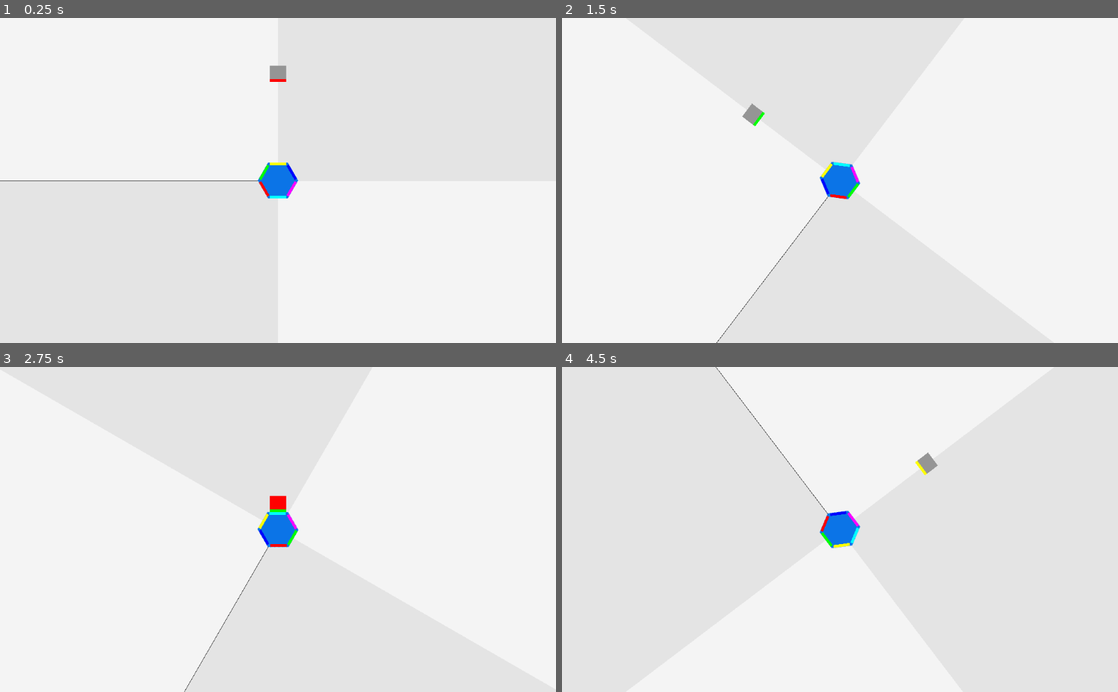
Above: before the commit, frames 1-4 (two rows, left to right).
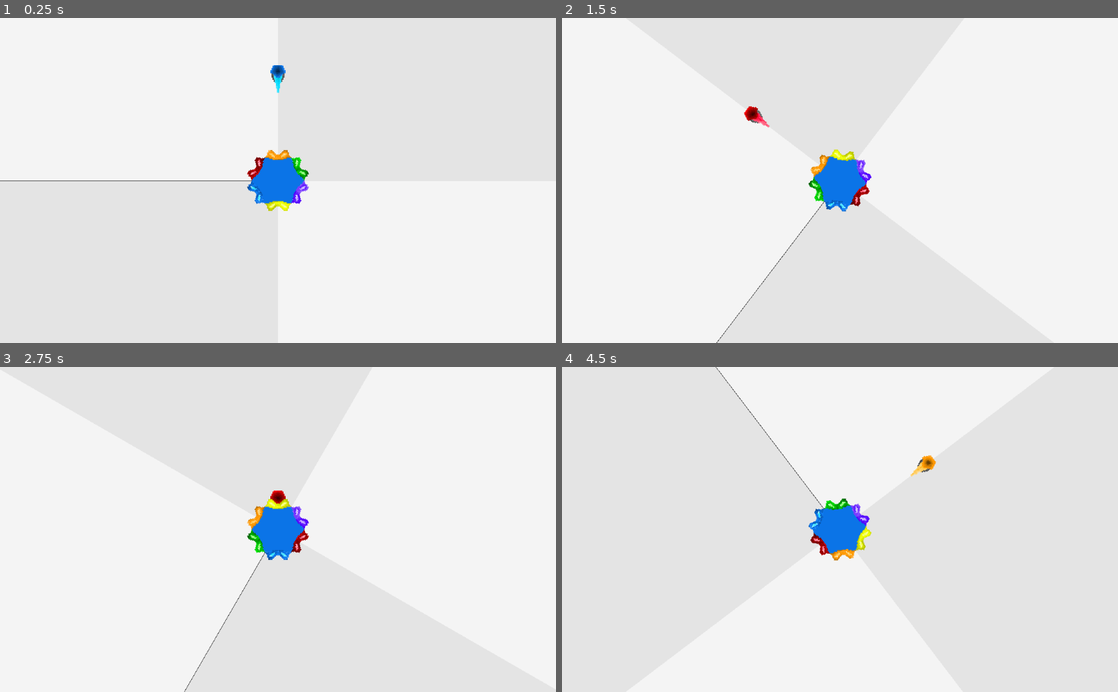
Above: after the commit, the same moments.

Repository: KeatonMueller/polymonous
Game: Godot game, scene res://Scenes/Main/MainScene.tscn
Two runs of this game, one before a commit and one after it. Both use one fixed random seed, a clock stepped at 60 frames per second and the inputs below.
Inputs:
- Up to frame 1 (0.25 s): no input
- Up to frame 2 (1.5 s): tap Enter (new_game) at 0.5, 1.35 s; hold Right (rot_right) 0.53-1.28 s; tap S (drop) at 0.6 s; tap Space at 1.25 s; hold Left (rot_left) from 1.28 s (still down)
- Up to frame 3 (2.75 s): release Left (rot_left) at 2.03 s; hold Right (rot_right) from 2.03 s (still down); tap S (drop) at 2.1 s
- Up to frame 4 (4.5 s): tap Enter (new_game) at 2.75, 2.85, 4.35 s; release Right (rot_right) at 3.53 s; hold Left (rot_left) from 3.53 s (still down); tap S (drop) at 3.6 s; tap Space at 4.25 s

The runs differ from the first frame. In frame 1, 1.2% of the frame differs, in the area x 44-56%, y 14-60%; in frame 2, 1.2%, in the area x 32-56%, y 26-60%; in frame 3, 1.1%; in frame 4, 1.2%.

Commit message:
add some art

Diff:
--- a/Scenes/Base/Base.gd
+++ b/Scenes/Base/Base.gd
@@ -4,16 +4,15 @@
 var radius: float = 0.0		# must be overriden by child class
 var main: Node2D
 var values: Dictionary = {}
-var rects: Array = []
-const C = preload("res://Utils/Constants.gd")
+var bases: Array = []
 
 func _ready():
 	main = get_parent()
 
 func set_values(thetas: Array):
-	if rects.size() == 0:
+	if bases.size() == 0:
 		for i in range(num_sides):
-			rects.append(get_node("ColorRect" + str(i)))
+			bases.append(get_node("Sprite" + str(i)))
 	values = {}
 	var pos_vals = range(num_sides)
 	for i in range(num_sides):
@@ -21,4 +20,4 @@
 		var val = pos_vals[randi() % pos_vals.size()]
 		pos_vals.erase(val)
 		values[theta] = val
-		rects[i].color = C.COLORS[val]
+		bases[i].texture = load("res://Textures/Base/sprite_" + str(val) + ".png")
--- a/Scenes/Base/Base4.tscn
+++ b/Scenes/Base/Base4.tscn
@@ -1,11 +1,16 @@
-[gd_scene load_steps=3 format=2]
+[gd_scene load_steps=7 format=2]
 
 [ext_resource path="res://Scenes/Base/Base4.gd" type="Script" id=1]
+[ext_resource path="res://Textures/Base/sprite_0.png" type="Texture" id=2]
+[ext_resource path="res://Textures/Base/sprite_1.png" type="Texture" id=3]
+[ext_resource path="res://Textures/Base/sprite_2.png" type="Texture" id=4]
+[ext_resource path="res://Textures/Base/sprite_3.png" type="Texture" id=5]
 
 [sub_resource type="RectangleShape2D" id=1]
-extents = Vector2( 41, 41 )
+extents = Vector2( 40, 40 )
 
 [node name="Base4" type="StaticBody2D"]
+z_index = 1
 script = ExtResource( 1 )
 
 [node name="ColorRect" type="ColorRect" parent="."]
@@ -14,7 +19,7 @@
 margin_right = 40.0
 margin_bottom = 40.0
 rect_pivot_offset = Vector2( 25, 25 )
-color = Color( 0.0470588, 0.458824, 0.909804, 1 )
+color = Color( 0, 0, 0, 1 )
 __meta__ = {
 "_edit_use_anchors_": false
 }
@@ -27,38 +32,33 @@
 rotating = true
 current = true
 
-[node name="ColorRect0" type="ColorRect" parent="."]
-margin_left = -20.0
-margin_top = -40.0
-margin_right = 20.0
-margin_bottom = -35.0
-__meta__ = {
-"_edit_use_anchors_": false
-}
+[node name="Sprite0" type="Sprite" parent="."]
+position = Vector2( 0, -40 )
+scale = Vector2( 2, 2 )
+z_index = 1
+texture = ExtResource( 2 )
+offset = Vector2( 0, -1 )
 
-[node name="ColorRect1" type="ColorRect" parent="."]
-margin_left = 35.0
-margin_top = -20.0
-margin_right = 40.0
-margin_bottom = 20.0
-__meta__ = {
-"_edit_use_anchors_": false
-}
+[node name="Sprite1" type="Sprite" parent="."]
+position = Vector2( 40, 0 )
+rotation = 1.5708
+scale = Vector2( 2, 2 )
+z_index = 1
+texture = ExtResource( 3 )
+offset = Vector2( 0, -1 )
 
-[node name="ColorRect2" type="ColorRect" parent="."]
-margin_left = -20.0
-margin_top = 35.0
-margin_right = 20.0
-margin_bottom = 40.0
-__meta__ = {
-"_edit_use_anchors_": false
-}
+[node name="Sprite2" type="Sprite" parent="."]
+position = Vector2( 0, 40 )
+rotation = 3.14159
+scale = Vector2( 2, 2 )
+z_index = 2
+texture = ExtResource( 4 )
+offset = Vector2( 0, -1 )
 
-[node name="ColorRect3" type="ColorRect" parent="."]
-margin_left = -40.0
-margin_top = -20.0
-margin_right = -35.0
-margin_bottom = 20.0
-__meta__ = {
-"_edit_use_anchors_": false
-}
+[node name="Sprite3" type="Sprite" parent="."]
+position = Vector2( -40, 0 )
+rotation = 4.71239
+scale = Vector2( 2, 2 )
+z_index = 3
+texture = ExtResource( 5 )
+offset = Vector2( 0, -1 )
--- a/Scenes/Base/Base5.gd
+++ b/Scenes/Base/Base5.gd
@@ -2,4 +2,4 @@
 
 func _ready():
 	num_sides = 5
-	radius = 30.0
+	radius = 33.0
--- a/Scenes/Base/Base5.tscn
+++ b/Scenes/Base/Base5.tscn
@@ -1,69 +1,62 @@
-[gd_scene load_steps=3 format=2]
+[gd_scene load_steps=4 format=2]
 
 [ext_resource path="res://Textures/Base5.png" type="Texture" id=1]
 [ext_resource path="res://Scenes/Base/Base5.gd" type="Script" id=2]
+[ext_resource path="res://Textures/Base/sprite_0.png" type="Texture" id=3]
 
 [node name="Base5" type="StaticBody2D"]
 script = ExtResource( 2 )
 
 [node name="Sprite" type="Sprite" parent="."]
+scale = Vector2( 1.1, 1.1 )
+z_index = 1
 texture = ExtResource( 1 )
 
 [node name="CollisionPolygon2D" type="CollisionPolygon2D" parent="."]
-build_mode = 1
-polygon = PoolVector2Array( 22.017, -30.7268, 35.4221, 11.0204, 0.313614, 37.4731, -35.1779, 11.0204, -21.9005, -30.7013 )
+visible = false
+polygon = PoolVector2Array( 24.1584, -32.8806, 38.2935, 12.398, 0.0481262, 41.0131, -38.8178, 12.6278, -24.1081, -32.8806 )
 
 [node name="Camera2D" type="Camera2D" parent="."]
+visible = false
 scale = Vector2( 1, 1 )
 rotating = true
 current = true
 
-[node name="ColorRect0" type="ColorRect" parent="."]
-margin_left = 17.6181
-margin_top = -30.5125
-margin_right = 22.6181
-margin_bottom = 4.48751
-rect_rotation = 90.0
-__meta__ = {
-"_edit_use_anchors_": false
-}
+[node name="Sprite0" type="Sprite" parent="."]
+position = Vector2( 0, -33 )
+scale = Vector2( 2, 2 )
+z_index = 1
+texture = ExtResource( 3 )
+offset = Vector2( 0, -1 )
 
-[node name="ColorRect1" type="ColorRect" parent="."]
-margin_left = 33.7041
-margin_top = 6.38336
-margin_right = 38.7041
-margin_bottom = 41.3834
-rect_rotation = 162.5
-__meta__ = {
-"_edit_use_anchors_": false
-}
+[node name="Sprite1" type="Sprite" parent="."]
+position = Vector2( 31.38, -10.2 )
+rotation = 1.25664
+scale = Vector2( 2, 2 )
+z_index = 1
+texture = ExtResource( 3 )
+offset = Vector2( 0, -1 )
 
-[node name="ColorRect2" type="ColorRect" parent="."]
-margin_left = 29.2358
-margin_top = 9.70271
-margin_right = 34.2358
-margin_bottom = 44.7027
-rect_rotation = 54.0
-__meta__ = {
-"_edit_use_anchors_": false
-}
+[node name="Sprite2" type="Sprite" parent="."]
+position = Vector2( 19.4, 26.7 )
+rotation = 2.51327
+scale = Vector2( 2, 2 )
+z_index = 1
+texture = ExtResource( 3 )
+offset = Vector2( 0, -1 )
 
-[node name="ColorRect3" type="ColorRect" parent="."]
-margin_left = -31.9169
-margin_top = 13.4051
-margin_right = -26.9169
-margin_bottom = 48.4051
-rect_rotation = -53.0
-__meta__ = {
-"_edit_use_anchors_": false
-}
+[node name="Sprite3" type="Sprite" parent="."]
+position = Vector2( -19.4, 26.7 )
+rotation = -2.51327
+scale = Vector2( 2, 2 )
+z_index = 1
+texture = ExtResource( 3 )
+offset = Vector2( 0, -1 )
 
-[node name="ColorRect4" type="ColorRect" parent="."]
-margin_left = -28.9805
-margin_top = 8.04305
-margin_right = -23.9805
-margin_bottom = 43.043
-rect_rotation = -162.0
-__meta__ = {
-"_edit_use_anchors_": false
-}
+[node name="Sprite4" type="Sprite" parent="."]
+position = Vector2( -31.38, -10.2 )
+rotation = -1.25664
+scale = Vector2( 2, 2 )
+z_index = 1
+texture = ExtResource( 3 )
+offset = Vector2( 0, -1 )
--- a/Scenes/Base/Base6.gd
+++ b/Scenes/Base/Base6.gd
@@ -2,4 +2,4 @@
 
 func _ready():
 	num_sides = 6
-	radius = 32.5
+	radius = 42
--- a/Scenes/Base/Base6.tscn
+++ b/Scenes/Base/Base6.tscn
@@ -1,80 +1,64 @@
-[gd_scene load_steps=3 format=2]
+[gd_scene load_steps=4 format=2]
 
 [ext_resource path="res://Textures/Base6.png" type="Texture" id=1]
 [ext_resource path="res://Scenes/Base/Base6.gd" type="Script" id=2]
+[ext_resource path="res://Textures/Base/sprite_0.png" type="Texture" id=3]
 
 [node name="StaticBody2D" type="StaticBody2D"]
+z_index = 1
 script = ExtResource( 2 )
 
 [node name="Sprite" type="Sprite" parent="."]
 position = Vector2( -0.129623, 0 )
+scale = Vector2( 1.3, 1.3 )
 texture = ExtResource( 1 )
 
 [node name="CollisionPolygon2D" type="CollisionPolygon2D" parent="."]
 visible = false
 build_mode = 1
-polygon = PoolVector2Array( 17.9085, -32.4242, 36.5743, 0.500275, 18.427, 33.0358, -18.2566, 32.9062, -37.3112, 0.241028, -17.9973, -32.5538 )
+polygon = PoolVector2Array( 23.6122, -40.8497, 47.7222, -0.147903, 24.001, 41.5909, -23.7005, 41.5909, -47.0328, 0.111343, -23.8301, -41.4979 )
 
 [node name="Camera2D" type="Camera2D" parent="."]
 rotating = true
 current = true
 
-[node name="ColorRect0" type="ColorRect" parent="."]
-margin_left = 15.0
-margin_top = -33.0
-margin_right = 20.0
-margin_bottom = -3.0
-rect_rotation = 90.0
-__meta__ = {
-"_edit_use_anchors_": false
-}
+[node name="Sprite0" type="Sprite" parent="."]
+position = Vector2( 0, -41.57 )
+scale = Vector2( 2, 2 )
+texture = ExtResource( 3 )
+offset = Vector2( 0, -1 )
 
-[node name="ColorRect1" type="ColorRect" parent="."]
-margin_left = 34.9621
-margin_top = -3.44579
-margin_right = 39.9621
-margin_bottom = 26.5542
-rect_rotation = 150.0
-__meta__ = {
-"_edit_use_anchors_": false
-}
+[node name="Sprite1" type="Sprite" parent="."]
+position = Vector2( 36, -20.78 )
+rotation = 1.0472
+scale = Vector2( 2, 2 )
+texture = ExtResource( 3 )
+offset = Vector2( 0, -1 )
 
-[node name="ColorRect2" type="ColorRect" parent="."]
-margin_left = 19.9257
-margin_top = 29.4787
-margin_right = 24.9257
-margin_bottom = 59.4787
-rect_rotation = 210.0
-__meta__ = {
-"_edit_use_anchors_": false
-}
+[node name="Sprite2" type="Sprite" parent="."]
+position = Vector2( 36, 20.78 )
+rotation = 2.0944
+scale = Vector2( 2, 2 )
+texture = ExtResource( 3 )
+offset = Vector2( 0, -1 )
 
-[node name="ColorRect3" type="ColorRect" parent="."]
-margin_left = 15.1296
-margin_top = 27.6639
-margin_right = 20.1296
-margin_bottom = 57.6639
-rect_rotation = 90.0
-__meta__ = {
-"_edit_use_anchors_": false
-}
+[node name="Sprite3" type="Sprite" parent="."]
+position = Vector2( 0, 41.57 )
+rotation = 3.14159
+scale = Vector2( 2, 2 )
+texture = ExtResource( 3 )
+offset = Vector2( 0, -1 )
 
-[node name="ColorRect4" type="ColorRect" parent="."]
-margin_left = -15.7208
-margin_top = 27.4047
-margin_right = -10.7208
-margin_bottom = 57.4047
-rect_rotation = 150.0
-__meta__ = {
-"_edit_use_anchors_": false
-}
+[node name="Sprite4" type="Sprite" parent="."]
+position = Vector2( -36, 20.78 )
+rotation = -2.0944
+scale = Vector2( 2, 2 )
+texture = ExtResource( 3 )
+offset = Vector2( 0, -1 )
 
-[node name="ColorRect5" type="ColorRect" parent="."]
-margin_left = -30.7572
-margin_top = -0.853298
-margin_right = -25.7572
-margin_bottom = 29.1467
-rect_rotation = 210.0
-__meta__ = {
-"_edit_use_anchors_": false
-}
+[node name="Sprite5" type="Sprite" parent="."]
+position = Vector2( -36, -20.78 )
+rotation = -1.0472
+scale = Vector2( 2, 2 )
+texture = ExtResource( 3 )
+offset = Vector2( 0, -1 )
--- /dev/null
+++ b/Scenes/Box/Fragment.gd
@@ -0,0 +1,28 @@
+extends KinematicBody2D
+
+var sprite: Sprite
+var locked: bool = false
+var radius: float = 14.0
+var value: int
+var main: Node2D
+
+func _ready():
+	main = get_parent()
+	if not sprite:
+		sprite = get_node("Sprite")
+
+func deactivate():
+	locked = true
+
+func error():
+	pass
+
+func set_value(val: int):
+	if not sprite:
+		sprite = get_node("Sprite")
+	sprite.texture = load("res://Textures/Fragment/sprite_" + str(val) + ".png")
+	value = val
+
+func _on_Area2D_body_entered(body):
+	if locked:
+		main.lock_collision(body)
--- /dev/null
+++ b/Scenes/Box/Fragment.tscn
@@ -0,0 +1,86 @@
+[gd_scene load_steps=5 format=2]
+
+[ext_resource path="res://Textures/Fragment/sprite_0.png" type="Texture" id=1]
+[ext_resource path="res://Scenes/Box/Fragment.gd" type="Script" id=2]
+
+[sub_resource type="Animation" id=1]
+resource_name = "sway_left"
+length = 0.15
+step = 0.05
+tracks/0/type = "value"
+tracks/0/path = NodePath("Sprite:position")
+tracks/0/interp = 1
+tracks/0/loop_wrap = true
+tracks/0/imported = false
+tracks/0/enabled = true
+tracks/0/keys = {
+"times": PoolRealArray( 0, 0.05, 0.15 ),
+"transitions": PoolRealArray( 1, 1, 1 ),
+"update": 0,
+"values": [ Vector2( 0, 0 ), Vector2( -10, 0 ), Vector2( 0, 0 ) ]
+}
+tracks/1/type = "value"
+tracks/1/path = NodePath("Sprite:rotation_degrees")
+tracks/1/interp = 1
+tracks/1/loop_wrap = true
+tracks/1/imported = false
+tracks/1/enabled = true
+tracks/1/keys = {
+"times": PoolRealArray( 0, 0.05, 0.15 ),
+"transitions": PoolRealArray( 1, 1, 1 ),
+"update": 0,
+"values": [ 0.0, -10.0, 0.0 ]
+}
+
+[sub_resource type="Animation" id=2]
+resource_name = "sway_right"
+length = 0.15
+step = 0.05
+tracks/0/type = "value"
+tracks/0/path = NodePath("Sprite:position")
+tracks/0/interp = 1
+tracks/0/loop_wrap = true
+tracks/0/imported = false
+tracks/0/enabled = true
+tracks/0/keys = {
+"times": PoolRealArray( 0, 0.05, 0.15 ),
+"transitions": PoolRealArray( 1, 1, 1 ),
+"update": 0,
+"values": [ Vector2( 0, 0 ), Vector2( 10, 0 ), Vector2( 0, 0 ) ]
+}
+tracks/1/type = "value"
+tracks/1/path = NodePath("Sprite:rotation_degrees")
+tracks/1/interp = 1
+tracks/1/loop_wrap = true
+tracks/1/imported = false
+tracks/1/enabled = true
+tracks/1/keys = {
+"times": PoolRealArray( 0, 0.05, 0.15 ),
+"transitions": PoolRealArray( 1, 1, 1 ),
+"update": 0,
+"values": [ 0.0, 10.0, 0.0 ]
+}
+
+[node name="Fragment" type="KinematicBody2D"]
+script = ExtResource( 2 )
+
+[node name="Sprite" type="Sprite" parent="."]
+scale = Vector2( 2, 2 )
+texture = ExtResource( 1 )
+centered = false
+offset = Vector2( -8, -10 )
+
+[node name="CollisionPolygon2D" type="CollisionPolygon2D" parent="."]
+visible = false
+polygon = PoolVector2Array( -7.86835, -15.8546, 7.44393, -15.7209, 13.8631, -5.69101, 13.9299, -0.141146, 6.24035, 13.9007, 0.0886879, 35.699, -6.1967, 13.9007, -13.8863, -0.408609, -13.8863, -5.75788 )
+
+[node name="Area2D" type="Area2D" parent="."]
+
+[node name="CollisionPolygon2D2" type="CollisionPolygon2D" parent="Area2D"]
+visible = false
+polygon = PoolVector2Array( -7.86835, -15.8546, 7.44393, -15.7209, 13.8631, -5.69101, 13.9299, -0.141146, 6.24035, 13.767, 0.0886879, 35.699, -6.1967, 13.9007, -13.8863, -0.408609, -13.8863, -5.75788 )
+
+[node name="AnimationPlayer" type="AnimationPlayer" parent="."]
+anims/sway_left = SubResource( 1 )
+anims/sway_right = SubResource( 2 )
+[connection signal="body_entered" from="Area2D" to="." method="_on_Area2D_body_entered"]
--- a/Scenes/Main/MainScene.gd
+++ b/Scenes/Main/MainScene.gd
@@ -1,7 +1,7 @@
 extends Node2D
 
 # nodes and resources
-const Box = preload("res://Scenes/Box/Box.tscn")
+const Box = preload("res://Scenes/Box/Fragment.tscn")
 const Utils = preload("res://Utils/Utils.gd")
 const C = preload("res://Utils/Constants.gd")
 var tw: Tween
--- a/Scenes/Main/MainScene.tscn
+++ b/Scenes/Main/MainScene.tscn
@@ -32,9 +32,9 @@
 }
 
 [node name="ColorRect4" type="ColorRect" parent="."]
-margin_left = -0.0153806
+margin_left = -0.494262
 margin_top = -798.903
-margin_right = 799.984
+margin_right = 799.505
 margin_bottom = 1.09741
 color = Color( 0.898039, 0.898039, 0.898039, 1 )
 __meta__ = {
--- a/Utils/Constants.gd
+++ b/Utils/Constants.gd
@@ -13,11 +13,11 @@
 }
 
 const COLORS: Dictionary = {
-    0: Color("ff0000"),
-    1: Color("00ff00"),
-    2: Color("0000ff"),
-    3: Color("ffff00"),
-    4: Color("00ffff"),
+    0: Color("65ebff"),
+    1: Color("ff6482"),
+    2: Color("53ff33"),
+    3: Color("e88bdf"),
+    4: Color("ba9aff"),
     5: Color("ff00ff"),
 }
 
--- a/project.godot
+++ b/project.godot
@@ -19,6 +19,11 @@
 run/main_scene="res://Scenes/Main/MainScene.tscn"
 config/icon="res://icon.png"
 
+[display]
+
+window/stretch/mode="viewport"
+window/stretch/aspect="expand"
+
 [input]
 
 rot_left={
@@ -26,6 +31,7 @@
 "events": [ Object(InputEventKey,"resource_local_to_scene":false,"resource_name":"","device":0,"alt":false,"shift":false,"control":false,"meta":false,"command":false,"pressed":false,"scancode":16777231,"unicode":0,"echo":false,"script":null)
 , Object(InputEventKey,"resource_local_to_scene":false,"resource_name":"","device":0,"alt":false,"shift":false,"control":false,"meta":false,"command":false,"pressed":false,"scancode":44,"unicode":0,"echo":false,"script":null)
 , Object(InputEventKey,"resource_local_to_scene":false,"resource_name":"","device":0,"alt":false,"shift":false,"control":false,"meta":false,"command":false,"pressed":false,"scancode":65,"unicode":0,"echo":false,"script":null)
+, Object(InputEventKey,"resource_local_to_scene":false,"resource_name":"","device":0,"alt":false,"shift":false,"control":false,"meta":false,"command":false,"pressed":false,"scancode":74,"unicode":0,"echo":false,"script":null)
  ]
 }
 rot_right={
@@ -33,6 +39,7 @@
 "events": [ Object(InputEventKey,"resource_local_to_scene":false,"resource_name":"","device":0,"alt":false,"shift":false,"control":false,"meta":false,"command":false,"pressed":false,"scancode":16777233,"unicode":0,"echo":false,"script":null)
 , Object(InputEventKey,"resource_local_to_scene":false,"resource_name":"","device":0,"alt":false,"shift":false,"control":false,"meta":false,"command":false,"pressed":false,"scancode":46,"unicode":0,"echo":false,"script":null)
 , Object(InputEventKey,"resource_local_to_scene":false,"resource_name":"","device":0,"alt":false,"shift":false,"control":false,"meta":false,"command":false,"pressed":false,"scancode":68,"unicode":0,"echo":false,"script":null)
+, Object(InputEventKey,"resource_local_to_scene":false,"resource_name":"","device":0,"alt":false,"shift":false,"control":false,"meta":false,"command":false,"pressed":false,"scancode":76,"unicode":0,"echo":false,"script":null)
  ]
 }
 drop={
@@ -40,6 +47,7 @@
 "events": [ Object(InputEventKey,"resource_local_to_scene":false,"resource_name":"","device":0,"alt":false,"shift":false,"control":false,"meta":false,"command":false,"pressed":false,"scancode":83,"unicode":0,"echo":false,"script":null)
 , Object(InputEventKey,"resource_local_to_scene":false,"resource_name":"","device":0,"alt":false,"shift":false,"control":false,"meta":false,"command":false,"pressed":false,"scancode":32,"unicode":0,"echo":false,"script":null)
 , Object(InputEventKey,"resource_local_to_scene":false,"resource_name":"","device":0,"alt":false,"shift":false,"control":false,"meta":false,"command":false,"pressed":false,"scancode":16777234,"unicode":0,"echo":false,"script":null)
+, Object(InputEventKey,"resource_local_to_scene":false,"resource_name":"","device":0,"alt":false,"shift":false,"control":false,"meta":false,"command":false,"pressed":false,"scancode":75,"unicode":0,"echo":false,"script":null)
  ]
 }
 new_game={
Binary file added: Textures/Base/sprite_0.png
Not shown, added: Textures/Base/sprite_0.png.import
Binary file added: Textures/Base/sprite_1.png
Not shown, added: Textures/Base/sprite_1.png.import
Binary file added: Textures/Base/sprite_2.png
Not shown, added: Textures/Base/sprite_2.png.import
Binary file added: Textures/Base/sprite_3.png
Not shown, added: Textures/Base/sprite_3.png.import
Binary file added: Textures/Base/sprite_4.png
Not shown, added: Textures/Base/sprite_4.png.import
Binary file added: Textures/Base/sprite_5.png
Not shown, added: Textures/Base/sprite_5.png.import
(and 14 more such lines)
